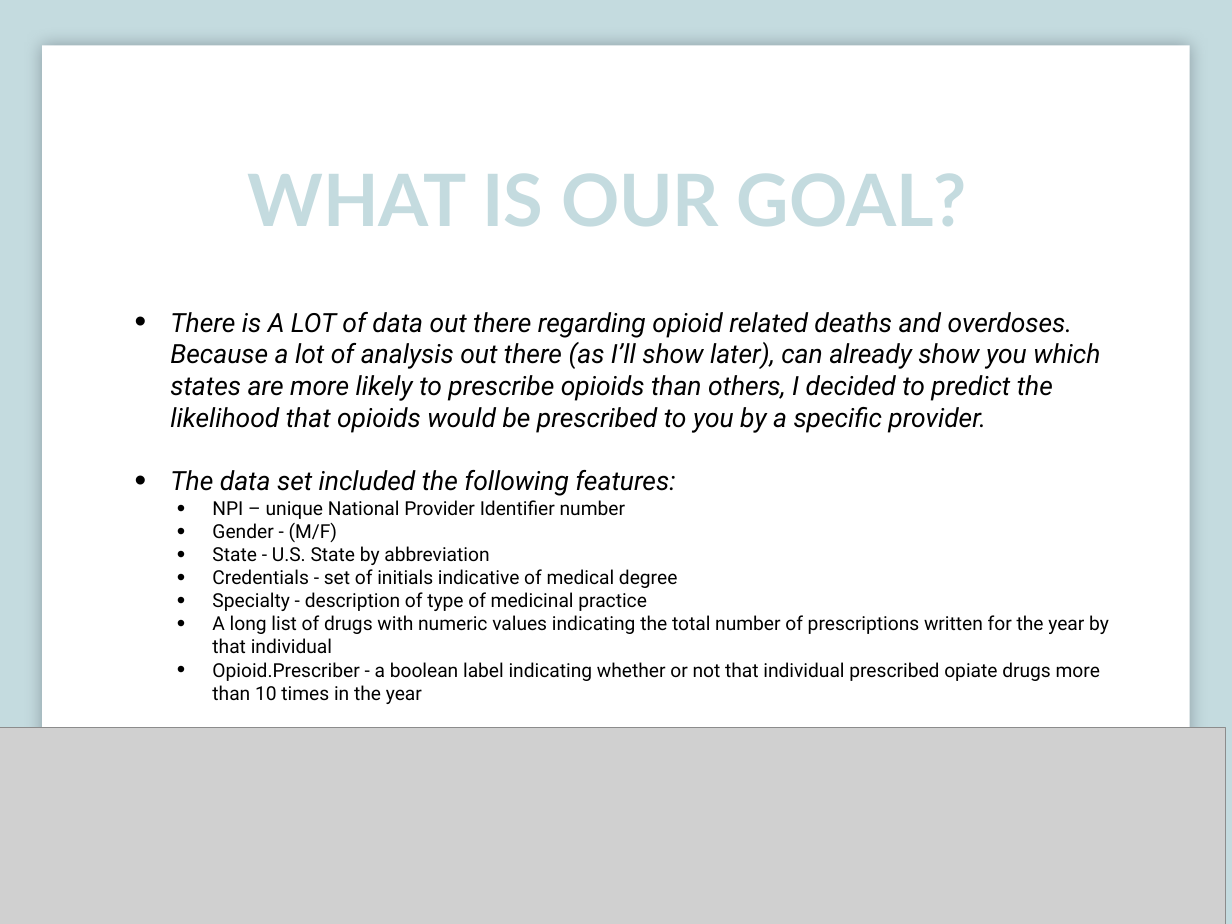
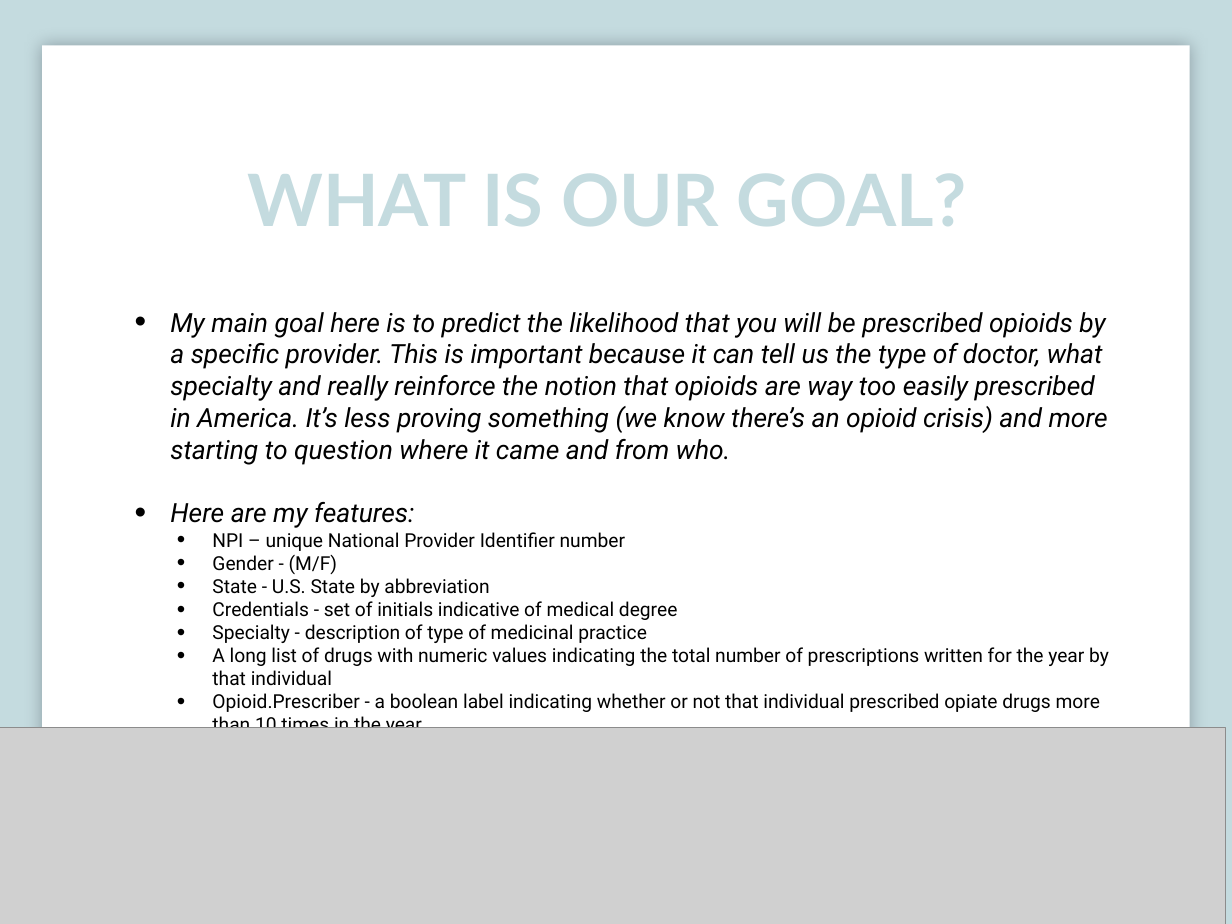
Before and after one commit to rajpatel84/capstone, a slide deck: slide 4 of Capstone.pptx. Drawn at 1232x924 pixels with LibreOffice and Linux fonts; fonts in the diff are those of the drawing; grey boxes stand for pictures. Boxes give left, top, right and bottom in pixels: in the first picture for what was removed or moved away, otherwise in the second. Text is boxed around its words. In the diff, an @@ line names an element or a change of style, - is before the commit and + after.

```diff
--- a/Capstone.pptx
+++ b/Capstone.pptx
@@ text at bbox=[170, 312, 1108, 528]: text changed @@
-• There is A LOT of data out there regarding opioid related deaths and overdoses. Because a lot of analysis out there (as I’ll show later), can already show you which states are more likely to prescribe opioids than others, I decided to predict the likelihood that opioids would be prescribed to you by a specific provider.
-• The data set included the following features:
+• My main goal here is to predict the likelihood that you will be prescribed opioids by a specific provider. This is important because it can tell us the type of doctor, what specialty and really reinforce the notion that opioids are way too easily prescribed in America. It’s less proving something (we know there’s an opioid crisis) and more starting to question where it came and from who.
+• Here are my features:
```
Also in this commit, not shown: 4 other slides changed, 1 slide added, 1 slide removed.
